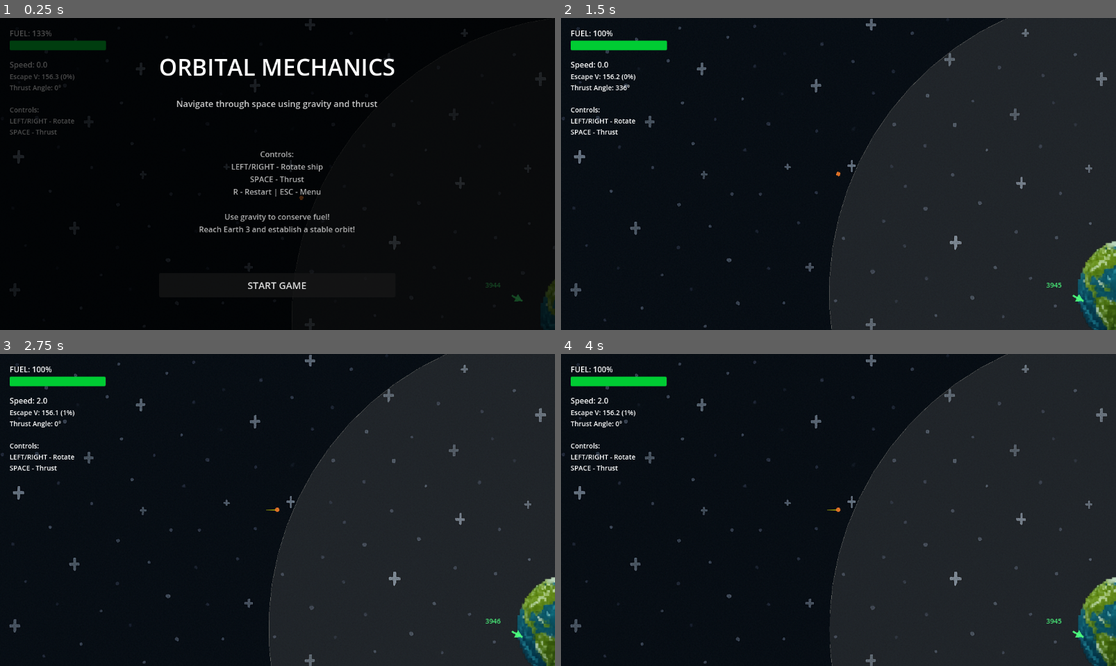
Above: before the commit, frames 1-4 (two rows, left to right).
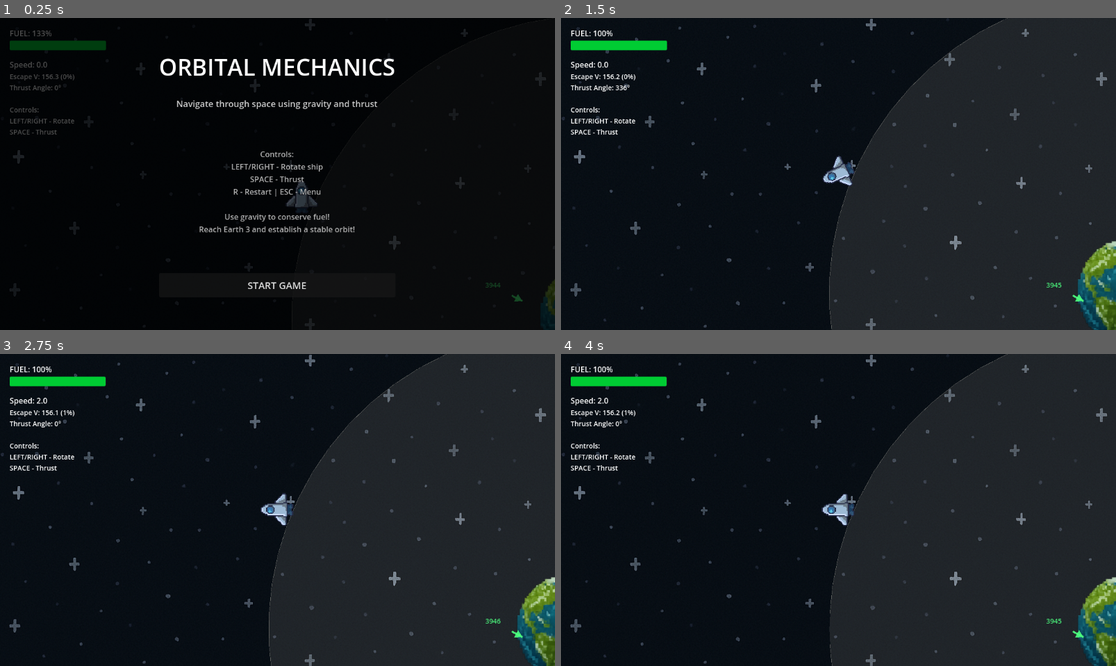
Above: after the commit, the same moments.

Repository: magedeungaro/Orbit
Game: Godot game, scene res://main.tscn
The game is run twice, just before and just after one commit, with the same random seed, the same clock (stepped at 60 frames per second) and the same inputs.
Inputs:
- Up to frame 1 (0.25 s): no input
- Up to frame 2 (1.5 s): click "START GAME" at 0.5 s; tap Enter at 1.25 s; hold Right (ui_right) from 1.28 s (still down); tap R at 1.35 s
- Up to frame 3 (2.75 s): tap Space (ui_select) at 1.52, 2.27 s; release Right (ui_right) at 2.03 s; hold Down (ui_down) from 2.03 s (still down); tap R at 2.1 s
- Up to frame 4 (4 s): tap Space (ui_select) at 2.75, 3.77 s; release Down (ui_down) at 2.78 s; hold Right (ui_right) 2.78-3.53 s; tap R at 2.85, 3.6 s; hold Up (ui_up) from 3.53 s (still down)

The runs differ from the first frame. In frame 1, 0.2% of the frame differs, in the area x 51-58%, y 52-63%; in frame 2, 0.3%; in frame 3, 0.3%, in the area x 46-53%, y 44-56%; in frame 4, 0.3%.

Commit message:
explosion

Diff:
--- a/main.tscn
+++ b/main.tscn
@@ -7,7 +7,7 @@
 [ext_resource type="Texture2D" uid="uid://fyxnlyles8s2" path="res://Assets/Sprites/Planet 2.PNG" id="5_683ew"]
 [ext_resource type="Texture2D" uid="uid://b56y5xo5mrxda" path="res://Assets/Sprites/Planet 3.PNG" id="5_planet3"]
 [ext_resource type="Texture2D" uid="uid://bvev41whwp4ii" path="res://Assets/Sprites/Planet 1.PNG" id="6_planet1"]
-[ext_resource type="Texture2D" uid="uid://bxvf2ptnyrcfq" path="res://Assets/Sprites/Ship.PNG" id="7_wyn4c"]
+[ext_resource type="Texture2D" uid="uid://sfjq0xncsu0a" path="res://Assets/Sprites/ship.png" id="8_dg77c"]
 [ext_resource type="Script" uid="uid://dqxqcwujmj732" path="res://scripts/hud.gd" id="8_hud"]
 [ext_resource type="Texture2D" uid="uid://6axi75lpwytw" path="res://Assets/Sprites/Background.png" id="9_bg"]
 [ext_resource type="Texture2D" uid="uid://djr7bg0t0hmgn" path="res://Assets/Sprites/explosion.png" id="9_dg77c"]
@@ -16,45 +16,48 @@
 [sub_resource type="RectangleShape2D" id="RectangleShape2D_kc8bv"]
 size = Vector2(20, 61)
 
+[sub_resource type="AtlasTexture" id="AtlasTexture_dg77c"]
+atlas = ExtResource("9_dg77c")
+region = Rect2(0, 0, 48, 48)
+
 [sub_resource type="AtlasTexture" id="AtlasTexture_ycdy4"]
 atlas = ExtResource("9_dg77c")
-region = Rect2(0, 0, 32, 32)
+region = Rect2(48, 0, 48, 48)
 
 [sub_resource type="AtlasTexture" id="AtlasTexture_w48qg"]
 atlas = ExtResource("9_dg77c")
-region = Rect2(32, 0, 32, 32)
+region = Rect2(96, 0, 48, 48)
 
 [sub_resource type="AtlasTexture" id="AtlasTexture_vivmo"]
 atlas = ExtResource("9_dg77c")
-region = Rect2(64, 0, 32, 32)
+region = Rect2(144, 0, 48, 48)
 
 [sub_resource type="AtlasTexture" id="AtlasTexture_2cqfq"]
 atlas = ExtResource("9_dg77c")
-region = Rect2(96, 0, 32, 32)
+region = Rect2(192, 0, 48, 48)
 
 [sub_resource type="AtlasTexture" id="AtlasTexture_yaehf"]
 atlas = ExtResource("9_dg77c")
-region = Rect2(128, 0, 32, 32)
+region = Rect2(240, 0, 48, 48)
 
 [sub_resource type="AtlasTexture" id="AtlasTexture_074og"]
 atlas = ExtResource("9_dg77c")
-region = Rect2(160, 0, 32, 32)
+region = Rect2(288, 0, 48, 48)
 
-[sub_resource type="AtlasTexture" id="AtlasTexture_cegan"]
-atlas = ExtResource("9_dg77c")
-region = Rect2(192, 0, 32, 32)
-
-[sub_resource type="SpriteFrames" id="SpriteFrames_efxa6"]
+[sub_resource type="SpriteFrames" id="SpriteFrames_074og"]
 animations = [{
 "frames": [{
 "duration": 1.0,
-"texture": ExtResource("7_wyn4c")
+"texture": ExtResource("8_dg77c")
 }],
 "loop": true,
 "name": &"default",
 "speed": 5.0
 }, {
 "frames": [{
+"duration": 1.0,
+"texture": SubResource("AtlasTexture_dg77c")
+}, {
 "duration": 1.0,
 "texture": SubResource("AtlasTexture_ycdy4")
 }, {
@@ -72,13 +75,10 @@
 }, {
 "duration": 1.0,
 "texture": SubResource("AtlasTexture_074og")
-}, {
-"duration": 1.0,
-"texture": SubResource("AtlasTexture_cegan")
 }],
-"loop": true,
+"loop": false,
 "name": &"exploding",
-"speed": 5.0
+"speed": 7.0
 }]
 
 [node name="Main" type="Node2D"]
@@ -130,11 +130,9 @@
 
 [node name="AnimatedSprite2D" type="AnimatedSprite2D" parent="OrbitingBody"]
 texture_filter = 1
-position = Vector2(1595.0001, 1844)
-scale = Vector2(2.9314983, 2.8114085)
-sprite_frames = SubResource("SpriteFrames_efxa6")
-animation = &"exploding"
-frame_progress = 0.10969748
+position = Vector2(1533.9999, 1843)
+scale = Vector2(2.818299, 2.811)
+sprite_frames = SubResource("SpriteFrames_074og")
 offset = Vector2(-544, -656)
 
 [node name="HUD" type="CanvasLayer" parent="."]
--- a/scripts/orbiting_body.gd
+++ b/scripts/orbiting_body.gd
@@ -331,9 +331,13 @@
 	explosion_time = 0.0
 	velocity = Vector2.ZERO
 
-	# Hide the ship sprite if it exists
-	if has_node("Sprite2D"):
-		get_node("Sprite2D").visible = false
+	# Play explosion animation on AnimatedSprite2D
+	if has_node("AnimatedSprite2D"):
+		var animated_sprite = get_node("AnimatedSprite2D")
+		animated_sprite.position = Vector2.ZERO  # Center the explosion on the ship
+		animated_sprite.offset = Vector2.ZERO  # Reset offset
+		animated_sprite.play("exploding")
+		animated_sprite.visible = true
 
 	print("💥 Ship exploded on collision with %s!" % collided_planet.name)
 	emit_signal("ship_exploded")
@@ -351,9 +355,12 @@
 	is_exploding = false
 	explosion_time = 0.0
 
-	# Show the ship sprite again
-	if has_node("Sprite2D"):
-		get_node("Sprite2D").visible = true
+	# Reset AnimatedSprite2D to default ship animation
+	if has_node("AnimatedSprite2D"):
+		var animated_sprite = get_node("AnimatedSprite2D")
+		animated_sprite.stop()
+		animated_sprite.play("default")
+		animated_sprite.visible = true
 
 
 func calculate_sphere_of_influence() -> float:
Binary file changed: Assets/Sprites/Ship.PNG
Not shown, changed: Assets/Sprites/Ship.PNG.import
Binary file changed: Assets/Sprites/explosion.png
